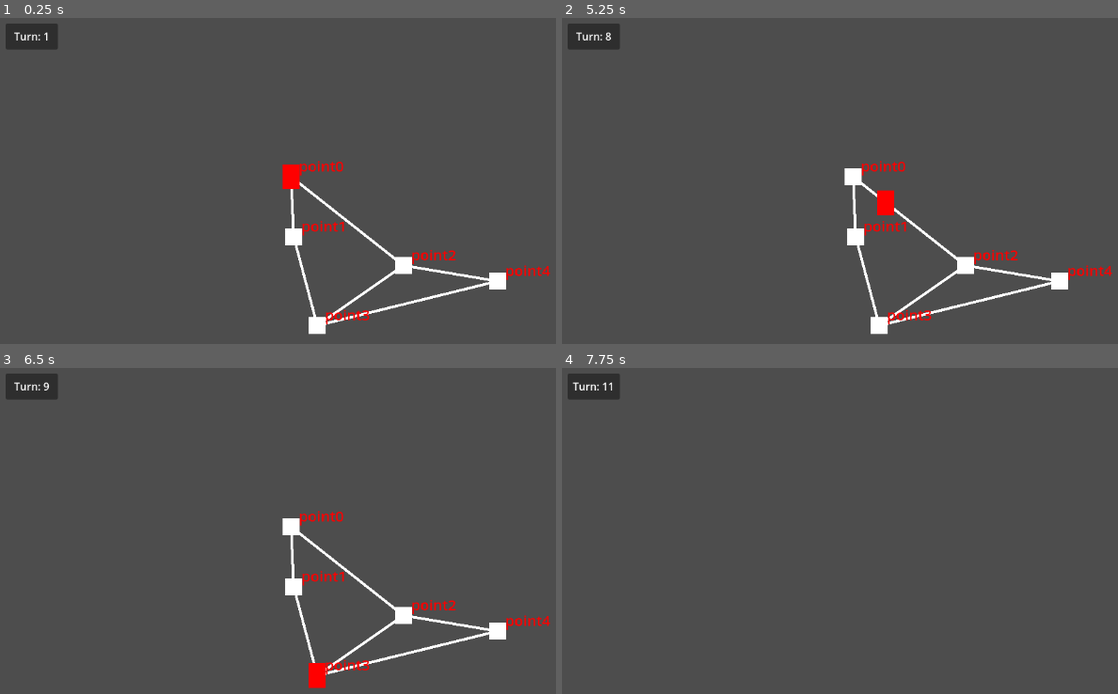
Above: before the commit, frames 1-4 (two rows, left to right).
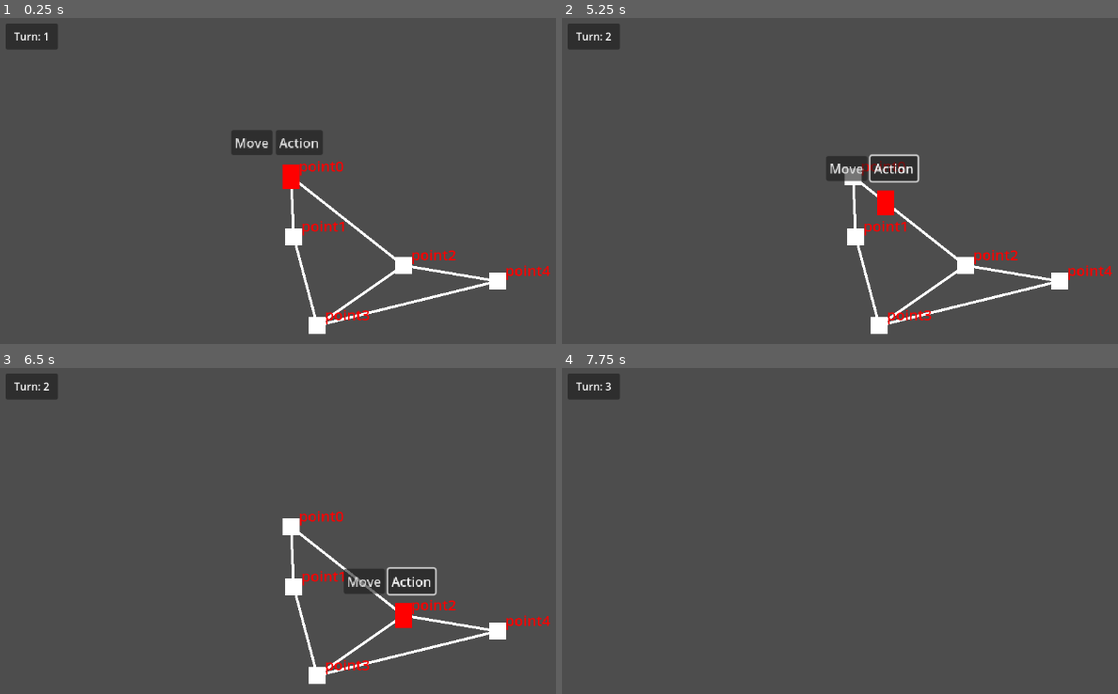
Above: after the commit, the same moments.

Repository: GreyedOutName/ChronoPunk-ForDevConManila
Game: Godot game, scene res://Scenes/main_scene.tscn
The game is run twice, just before and just after one commit, with the same random seed, the same clock (stepped at 60 frames per second) and the same inputs.
Inputs (mouse positions are in pixels of both pictures, inside the frame that each line leads up to):
- Up to frame 1 (0.25 s): no input
- Up to frame 2 (5.25 s): click (812, 141) at 0.5 s, where only the run after the commit has a clickable "Move"; click (862, 141) at 1.25 s, where only the run after the commit has a clickable "Action"; click (812, 141) at 2 s, where only the run after the commit has a clickable "Move"; click (862, 141) at 2.75 s, where only the run after the commit has a clickable "Action"; click (812, 141) at 3.5 s, where only the run after the commit has a clickable "Move"; click (862, 141) at 4.25 s, where only the run after the commit has a clickable "Action"; tap Enter at 5 s; move the mouse to (1095, 203) at 5.02 s; click (1095, 203) at 5.1 s
- Up to frame 3 (6.5 s): move the mouse to (216, 596) at 5.77 s; click (216, 596) at 5.85 s
- Up to frame 4 (7.75 s): tap Space at 6.5 s; move the mouse to (1006, 482) at 6.52 s; hold Right mouse button (rightclick) 6.53-7.28 s; click (1006, 482) at 6.8 s; move the mouse to (890, 658) at 7.27 s; click (890, 658) at 7.35 s

The runs differ from the first frame. In frame 1, 1.1% of the frame differs, in the area x 41-59%, y 34-43%; in frame 2, 1.3%; in frame 3, 1.8%, in the area x 7-79%, y 4-99%; in frame 4, 0.1%.

Commit message:
Added Some Buttons

Diff:
--- a/Scripts/player.gd
+++ b/Scripts/player.gd
@@ -3,6 +3,7 @@
 var speed = 120;
 var click_position;
 var target_position = null;
+var allowMove = false;
 var Astar;
 
 
@@ -10,16 +11,17 @@
 	Astar = get_tree().root.get_node("MainScene/PathController").getAstar()
 
 func movePlayer(roughTargetPosition):
-	TurnController.turn_number += 1
 	#next_point and current_point gives values equal to a point index in the Astar Object
 	var next_point = Astar.get_closest_point(roughTargetPosition)
 	var current_point = Astar.get_closest_point(global_position)
 	if next_point!=current_point:
 		var path = Astar.get_point_path(current_point,next_point)
 		target_position = path[1]
+		TurnController.turn_number += 1
+		allowMove = !allowMove
 
 func _physics_process(_delta):
-	if Input.is_action_just_pressed("leftclick"):
+	if Input.is_action_just_pressed("leftclick") and allowMove:
 		click_position = get_global_mouse_position()
 		movePlayer(click_position)
 
@@ -35,3 +37,6 @@
 		velocity = Vector2.ZERO
 
 	move_and_slide()
+
+func _on_button_button_down():
+	allowMove = !allowMove # This is from the move button
--- a/objects/player.tscn
+++ b/objects/player.tscn
@@ -6,6 +6,8 @@
 size = Vector2(11, 17)
 
 [sub_resource type="CanvasTexture" id="CanvasTexture_jv6wh"]
+
+[sub_resource type="Theme" id="Theme_eqqp1"]
 
 [node name="Player" type="CharacterBody2D"]
 visibility_layer = 512
@@ -25,3 +27,48 @@
 
 [node name="CollisionShape2D" type="CollisionShape2D" parent="Area2D"]
 shape = SubResource("RectangleShape2D_6l7je")
+
+[node name="Control" type="Control" parent="."]
+layout_mode = 3
+anchors_preset = 15
+anchor_right = 1.0
+anchor_bottom = 1.0
+grow_horizontal = 2
+grow_vertical = 2
+
+[node name="MarginContainer" type="MarginContainer" parent="Control"]
+layout_mode = 1
+anchors_preset = 15
+anchor_right = 1.0
+anchor_bottom = 1.0
+offset_left = -26.0
+offset_top = -21.0
+offset_right = 142.0
+offset_bottom = 111.0
+grow_horizontal = 2
+grow_vertical = 2
+scale = Vector2(0.31, 0.31)
+theme_override_constants/margin_left = 10
+theme_override_constants/margin_top = 10
+theme_override_constants/margin_right = 10
+theme_override_constants/margin_bottom = 10
+
+[node name="HBoxContainer" type="HBoxContainer" parent="Control/MarginContainer"]
+layout_mode = 2
+
+[node name="MoveButton" type="Button" parent="Control/MarginContainer/HBoxContainer"]
+layout_mode = 2
+size_flags_horizontal = 0
+size_flags_vertical = 0
+theme = SubResource("Theme_eqqp1")
+text = "Move"
+
+[node name="MoveButton2" type="Button" parent="Control/MarginContainer/HBoxContainer"]
+layout_mode = 2
+size_flags_horizontal = 0
+size_flags_vertical = 0
+theme = SubResource("Theme_eqqp1")
+text = "Action"
+
+[connection signal="button_down" from="Control/MarginContainer/HBoxContainer/MoveButton" to="." method="_on_button_button_down"]
+[connection signal="button_down" from="Control/MarginContainer/HBoxContainer/MoveButton2" to="." method="_on_button_button_down"]
--- a/project.godot
+++ b/project.godot
@@ -21,6 +21,7 @@
 
 [display]
 
+window/size/mode=2
 window/stretch/mode="viewport"
 window/stretch/aspect="expand"
 
Not shown: 1 places in objects/player.tscn that only renumber resources
